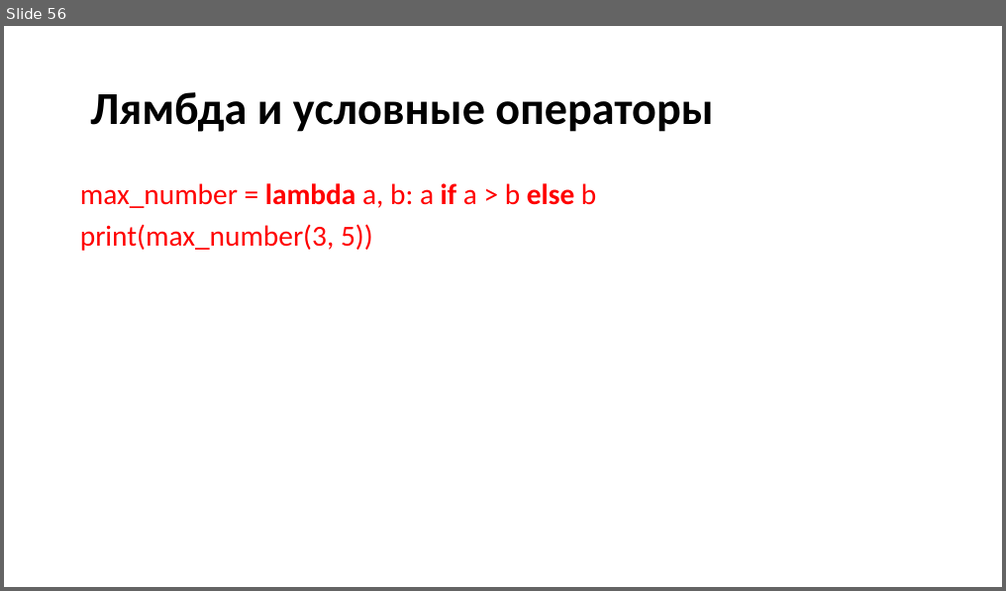
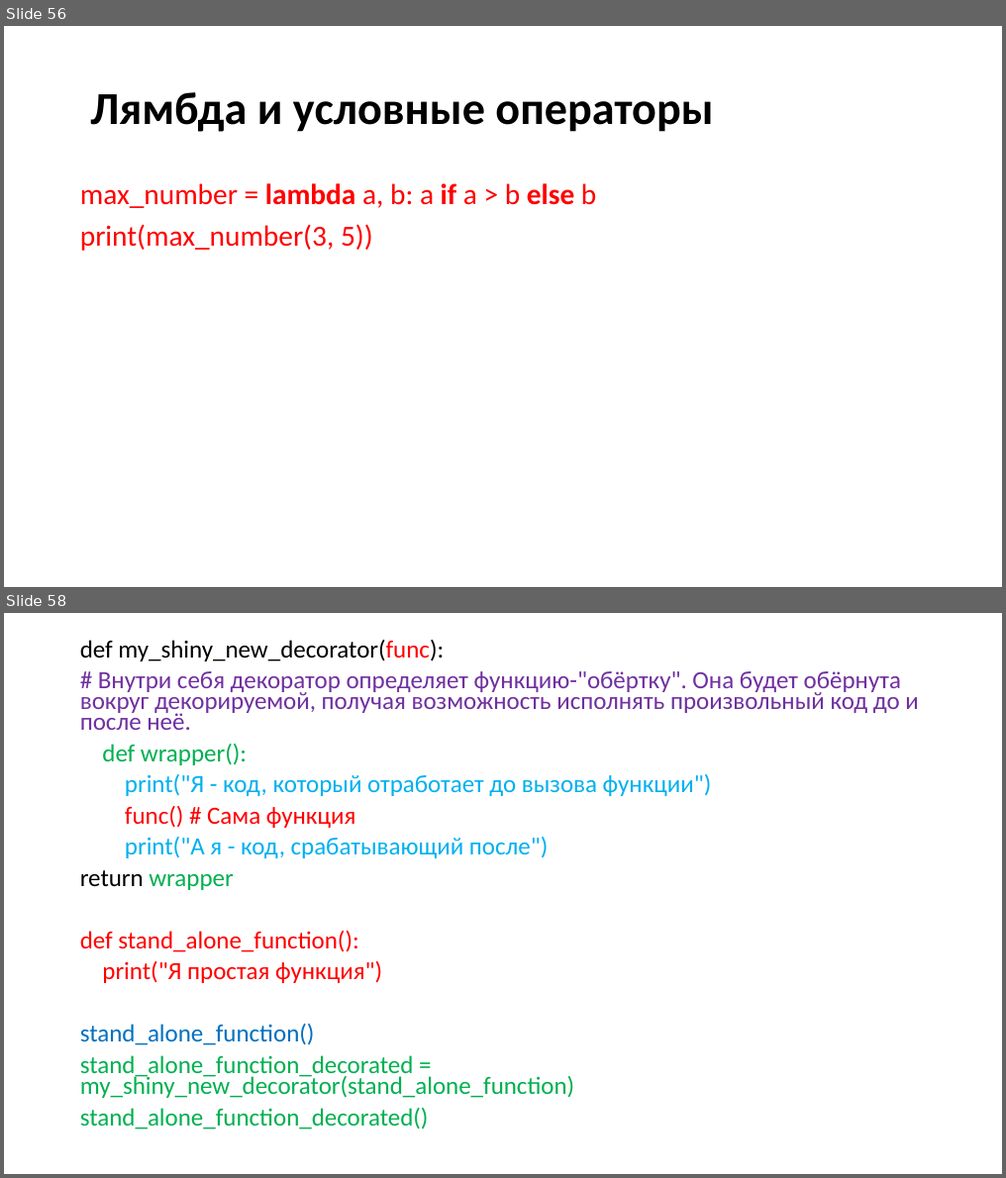
Before and after one commit to xDes-by/test, a slide deck: Презентация5.pptx. Shown one above the other, each under a label of ours: slide 56 before the commit, slides 56 and 58 after it; the slides between them are not shown. The pictures are 1006x591 and 1006x1178 pixels, drawn with LibreOffice and Linux fonts; fonts in the diff are those of the drawing. Boxes give left, top, right and bottom in pixels: in the first picture for what was removed or moved away, otherwise in the second. Text is boxed around its words. In the diff, an @@ line names an element or a change of style, - is before the commit and + after.

```diff
--- a/Презентация5.pptx
+++ b/Презентация5.pptx
@@ slide 58 added at [4, 613, 1002, 1174], background #FFFFFF @@
@@ text added at [80, 640, 919, 1130], 23.8 pt, text #7030A0 @@
+def my_shiny_new_decorator(func):
+# Внутри себя декоратор определяет функцию-"обёртку". Она будет обёрнута вокруг декорируемой, получая возможность исполнять произвольный код до и после неё.
+def wrapper():
+print("Я - код, который отработает до вызова функции")
+func() # Сама функция
+print("А я - код, срабатывающий после")
+return wrapper
+def stand_alone_function():
+print("Я простая функция")
+stand_alone_function()
+stand_alone_function_decorated = my_shiny_new_decorator(stand_alone_function)
+stand_alone_function_decorated()
```
Also in this commit, not shown: 8 other slides added, 1 other file.
